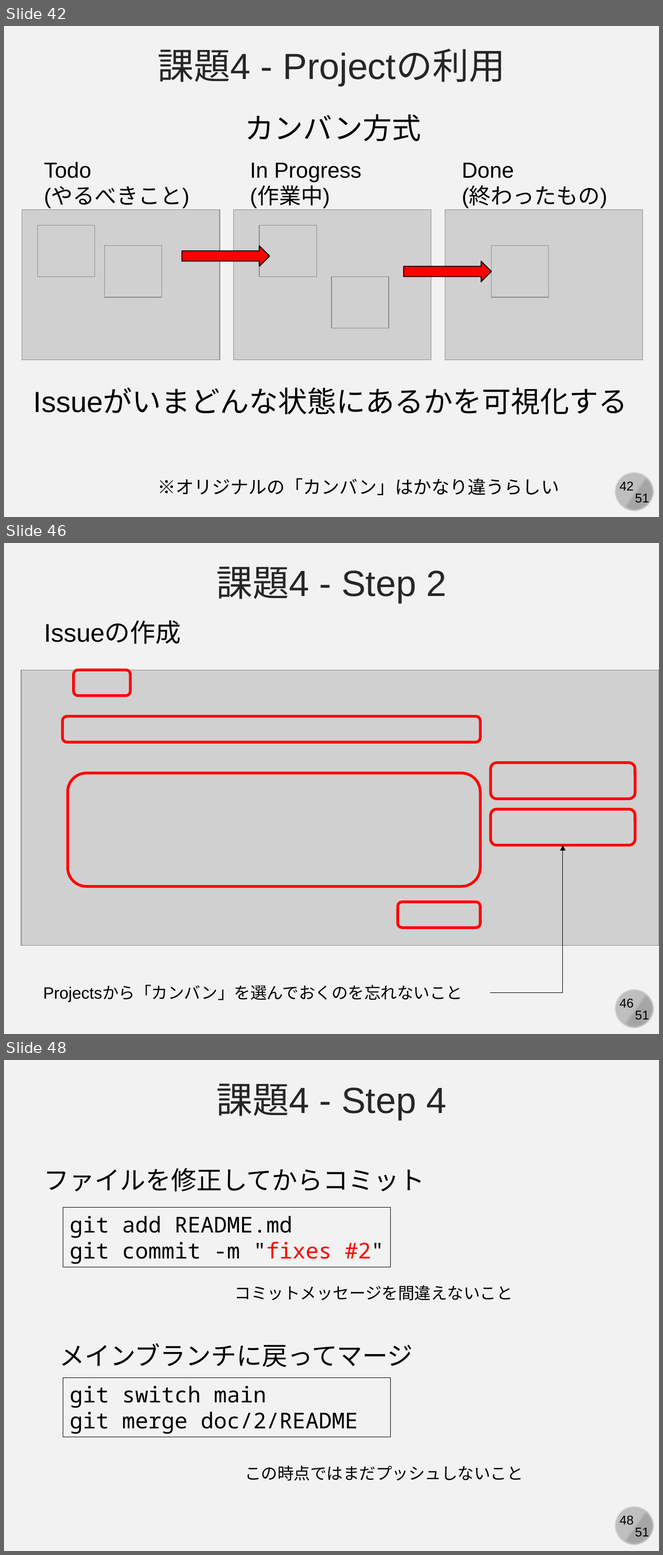
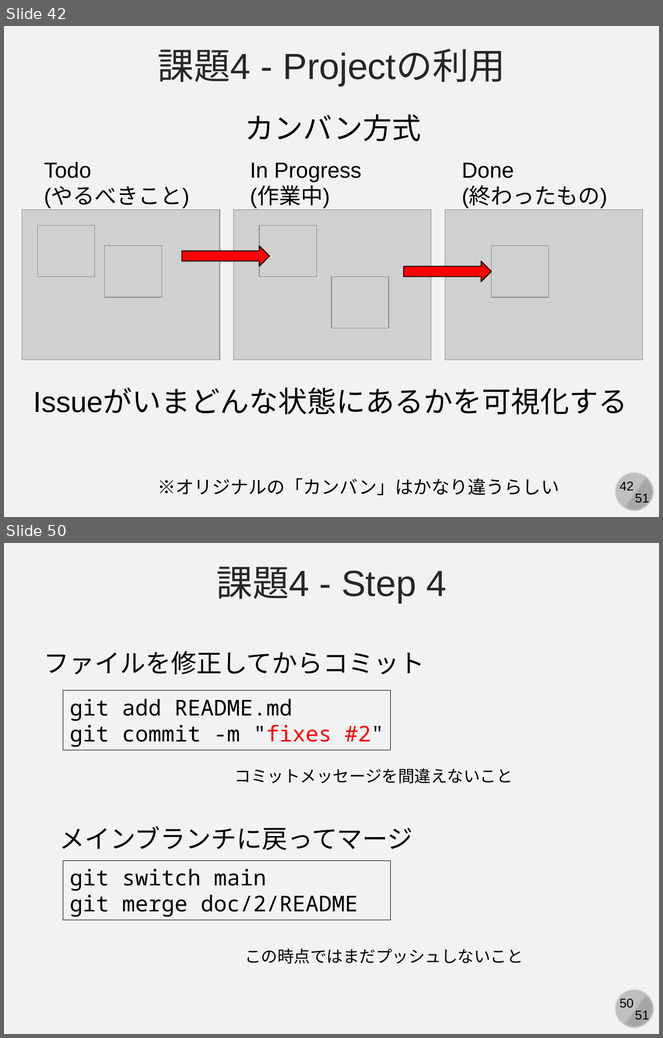
Before and after one commit to kaityo256/github, a slide deck: practice_github_basic/fig/slide.pptx. Shown one above the other, each under a label of ours: slides 42, 46 and 48 before the commit, slides 42 and 50 after it; the slides between them are not shown. The pictures are 663x1555 and 663x1038 pixels, drawn with LibreOffice and Linux fonts; fonts in the diff are those of the drawing; grey boxes stand for pictures. Boxes give left, top, right and bottom in pixels: in the first picture for what was removed or moved away, otherwise in the second. Text is boxed around its words. In the diff, an @@ line names an element or a change of style, - is before the commit and + after.

```diff
--- a/practice_github_basic/fig/slide.pptx
+++ b/practice_github_basic/fig/slide.pptx
@@ slide 46 removed at [4, 543, 659, 1034], background #F2F2F2; not listed: 4 template elements that a slide beside it also shows @@
@@ text removed at [216, 566, 447, 603] @@
-課題4 - Step 2
@@ text removed at [44, 622, 181, 644] @@
-Issueの作成
@@ picture removed at [21, 670, 659, 946] @@
@@ rounded rectangle removed at [74, 670, 130, 696] @@
@@ rounded rectangle removed at [62, 717, 480, 742] @@
@@ rounded rectangle removed at [67, 773, 480, 886] @@
@@ rounded rectangle removed at [491, 763, 635, 799] @@
@@ rounded rectangle removed at [491, 809, 635, 845] @@
@@ elbow arrow removed from (490, 993) to (563, 846) @@
@@ rounded rectangle removed at [398, 902, 480, 928] @@
@@ text removed at [43, 986, 463, 1002] @@
-Projectsから「カンバン」を選んでおくのを忘れないこと
@@ what was slide 48 is now slide 50 @@
@@ page number at [620, 999, 634, 1008]: text changed @@
-48
+50
```
Also in this commit, not shown: 11 slides changed, 4 slides added, 1 other slide removed, 1 other file.
